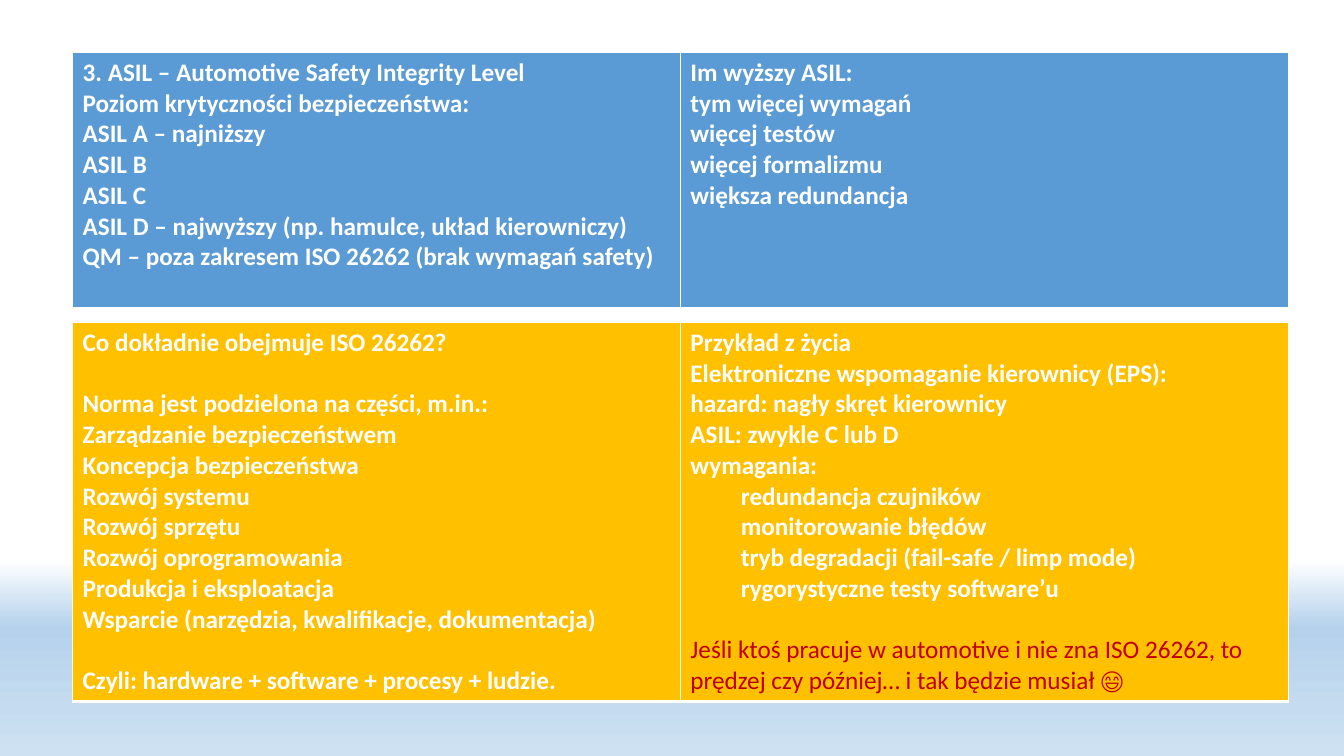
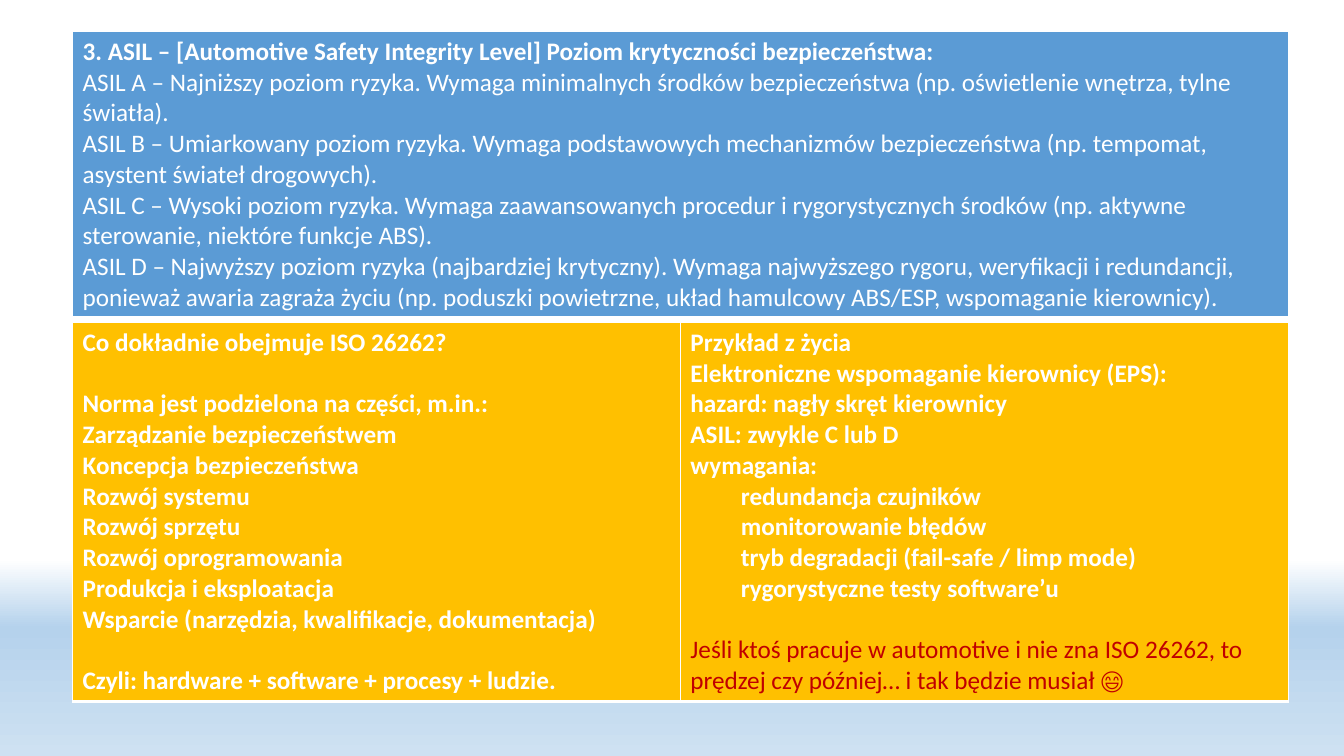
Before and after one commit to engineerwka-creator/Documents, a slide deck: slide 8 of R&D_Automotive/AUTOMOTIVE.pptx (slide 6 before the commit). Drawn at 1344x756 pixels with LibreOffice and Linux fonts; fonts in the diff are those of the drawing. Boxes give left, top, right and bottom in pixels: in the first picture for what was removed or moved away, otherwise in the second. Text is boxed around its words. In the diff, an @@ line names an element or a change of style, - is before the commit and + after.

```diff
--- a/R&D_Automotive/AUTOMOTIVE.pptx
+++ b/R&D_Automotive/AUTOMOTIVE.pptx
@@ table at (x1=73, y1=31, x2=1289, y2=315) @@
-column 1: 3. ASIL – Automotive Safety Integrity Level / Poziom krytyczności bezpieczeństwa: / ASIL A – najniższy / ASIL B / ASIL C / ASIL D – najwyższy (np. hamulce, układ kierowniczy) / QM – poza zakresem ISO 26262 (brak wymagań safety)
-column 2: Im wyższy ASIL: / tym więcej wymagań / więcej testów / więcej formalizmu / większa redundancja
+column 1: 3. ASIL – [Automotive Safety Integrity Level] Poziom krytyczności bezpieczeństwa: / ASIL A – Najniższy poziom ryzyka. Wymaga minimalnych środków bezpieczeństwa (np. oświetlenie wnętrza, tylne światła). / ASIL B – Umiarkowany poziom ryzyka. Wymaga podstawowych mechanizmów bezpieczeństwa (np. tempomat, asystent świateł drogowych). / ASIL C – Wysoki poziom ryzyka. Wymaga zaawansowanych procedur i rygorystycznych środków (np. aktywne sterowanie, niektóre funkcje ABS). / ASIL D – Najwyższy poziom ryzyka (najbardziej krytyczny). Wymaga najwyższego rygoru, weryfikacji i redundancji, ponieważ awaria zagraża życiu (np. poduszki powietrzne, układ hamulcowy ABS/ESP, wspomaganie kierownicy).
@@ table resized from (x1=73, y1=52, x2=1289, y2=304) to (x1=73, y1=31, x2=1289, y2=315) @@
```
Also in this commit, not shown: 11 other slides changed, 6 slides added, 2 slides removed, 1 other file.
